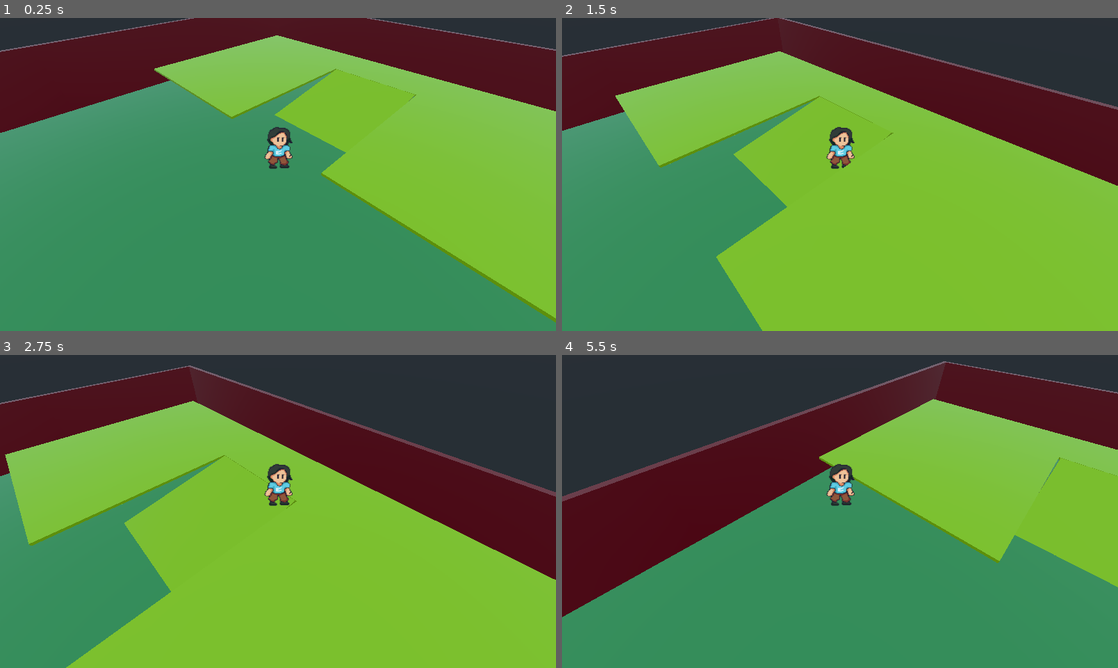
Above: before the commit, frames 1-4 (two rows, left to right).
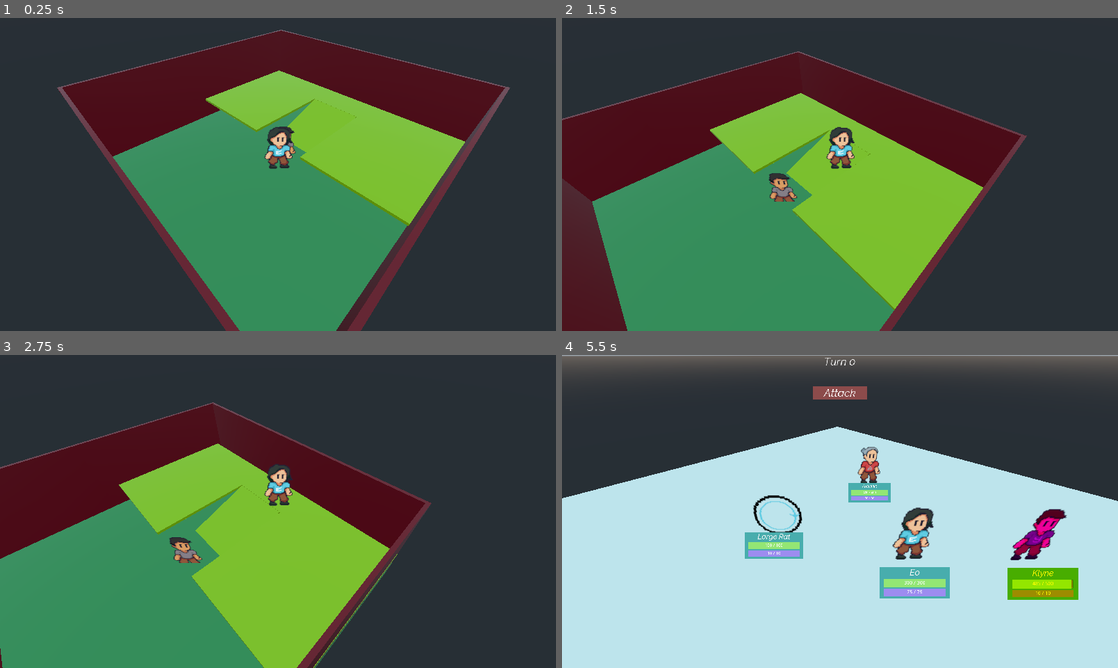
Above: after the commit, the same moments.

Repository: avsecam/aob
Game: Godot game, scene res://Scenes/Main.tscn
Two runs of this game, one before a commit and one after it. Both use one fixed random seed, a clock stepped at 60 frames per second and the inputs below.
Inputs:
- Up to frame 1 (0.25 s): no input
- Up to frame 2 (1.5 s): tap Enter (ui_accept) at 0.5, 0.77 s; hold Right (ui_right) 0.53-1.28 s; hold Shift (sprint) 0.53-1.28 s; hold Down (ui_down) from 1.28 s (still down); tap Shift (sprint) at 1.35 s
- Up to frame 3 (2.75 s): tap Enter (ui_accept) at 1.52 s; release Down (ui_down) at 2.03 s; hold Right (ui_right) from 2.03 s (still down); hold Shift (sprint) from 2.03 s (still down)
- Up to frame 4 (5.5 s): release Right (ui_right) at 2.78 s; release Shift (sprint) at 2.78 s; hold Up (ui_up) 2.78-3.53 s; tap Shift (sprint) at 2.85, 4.35 s; tap Enter (ui_accept) at 3.02, 3.77, 4.52 s; hold Shift (sprint) 3.53-4.28 s; hold Left (ui_left) 3.53-5.03 s; hold Down (ui_down) from 5.03 s (still down); hold Shift (sprint) from 5.03 s (still down)

The runs differ from the first frame. In frame 1, 65% of the frame differs, in the area x 0-100%, y 0-100%; in frame 2, 61%; in frame 3, 53%; in frame 4, 87%.

Commit message:
Fix sort by speed bug where it tries to sort when characterPositions is empty

Diff:
--- a/Scenes/AutoLoad/EncounterHandler.gd
+++ b/Scenes/AutoLoad/EncounterHandler.gd
@@ -24,7 +24,6 @@
 
 
 func _physics_process(_delta):
-	return
 	if stepsTilEncounter > 0 and steps >= stepsTilEncounter:
 		_set_encounter()
 
--- a/Scenes/Battle/Battle.gd
+++ b/Scenes/Battle/Battle.gd
@@ -175,7 +175,8 @@
 	turnOrder = []
 	for character in characterPositions:
 		turnOrder.append(character)
-	turnOrder.sort_custom(SortBySpeed, "_sort_speed")
+	if !characterPositions.empty():
+		turnOrder.sort_custom(SortBySpeed, "_sort_speed")
 	currentCharacterPosition = turnOrder[0]
 
 
--- a/Scenes/Character/Character.gd
+++ b/Scenes/Character/Character.gd
@@ -1,4 +1,5 @@
 extends Spatial
+class_name Character
 
 
 onready var sprite: AnimatedSprite3D = $Sprite
--- a/Scenes/Character/Character.tscn
+++ b/Scenes/Character/Character.tscn
@@ -9,6 +9,7 @@
 [ext_resource path="res://Assets/Character/Placeholder/Placeholder3.png" type="Texture" id=7]
 [ext_resource path="res://Assets/Character/Placeholder/Placeholder6.png" type="Texture" id=8]
 [ext_resource path="res://Scenes/Character/Character.gd" type="Script" id=9]
+[ext_resource path="res://Scenes/Character/OverworldCharacterCollisionShape.tres" type="Shape" id=10]
 
 [sub_resource type="SpriteFrames" id=1]
 animations = [ {
@@ -18,11 +19,16 @@
 "speed": 5.0
 } ]
 
-[node name="Character" type="Spatial"]
+[node name="Character" type="KinematicBody"]
 script = ExtResource( 9 )
+
+[node name="CollisionShape" type="CollisionShape" parent="."]
+transform = Transform( 1, 0, 0, 0, 1, 0, 0, 0, 1, 0, 2, 0 )
+shape = ExtResource( 10 )
 
 [node name="Sprite" type="AnimatedSprite3D" parent="."]
 transform = Transform( 10, 0, 0, 0, 10, 0, 0, 0, 10, 0, 3, 0 )
 billboard = 2
 frames = SubResource( 1 )
+frame = 3
 playing = true
--- /dev/null
+++ b/Scenes/Character/NPC/NPC.gd
@@ -0,0 +1 @@
+extends Character
--- /dev/null
+++ b/Scenes/Character/NPC/NPC.tscn
@@ -0,0 +1,20 @@
+[gd_scene load_steps=5 format=2]
+
+[ext_resource path="res://Scenes/Character/Character.tscn" type="PackedScene" id=1]
+[ext_resource path="res://Assets/Character/Placeholder/NPC.png" type="Texture" id=2]
+[ext_resource path="res://Scenes/Character/NPC/NPC.gd" type="Script" id=3]
+
+[sub_resource type="SpriteFrames" id=1]
+animations = [ {
+"frames": [ ExtResource( 2 ) ],
+"loop": true,
+"name": "default",
+"speed": 5.0
+} ]
+
+[node name="NPC" instance=ExtResource( 1 )]
+script = ExtResource( 3 )
+spriteFrames = SubResource( 1 )
+
+[node name="Sprite" parent="." index="1"]
+frame = 5
--- /dev/null
+++ b/Scenes/Character/OverworldCharacterCollisionShape.tres
@@ -0,0 +1,4 @@
+[gd_resource type="CylinderShape" format=2]
+
+[resource]
+height = 4.0
--- a/Scenes/Character/Player.tscn
+++ b/Scenes/Character/Player.tscn
@@ -1,9 +1,7 @@
 [gd_scene load_steps=3 format=2]
 
+[ext_resource path="res://Scenes/Character/OverworldCharacterCollisionShape.tres" type="Shape" id=1]
 [ext_resource path="res://Scenes/Character/Player.gd" type="Script" id=2]
-
-[sub_resource type="CylinderShape" id=1]
-height = 4.0
 
 [node name="Player" type="KinematicBody"]
 transform = Transform( 0.707107, 0, 0.707107, 0, 1, 0, -0.707107, 0, 0.707107, 0, 0, 0 )
@@ -14,8 +12,8 @@
 }
 
 [node name="CollisionShape" type="CollisionShape" parent="."]
-transform = Transform( 1, 0, 0, 0, 1, 0, 0, 0, 1, 0, 2.65776, 0 )
-shape = SubResource( 1 )
+transform = Transform( 1, 0, 0, 0, 1, 0, 0, 0, 1, 0, 2, 0 )
+shape = ExtResource( 1 )
 
 [node name="Camera" type="Camera" parent="."]
 transform = Transform( 1, 0, 0, 0, 0.76573, 0.643162, 0, -0.643162, 0.76573, 0, 20, 19.799 )
--- a/Scenes/Overworld/Levels/TestLevel/TestLevel.tscn
+++ b/Scenes/Overworld/Levels/TestLevel/TestLevel.tscn
@@ -1,8 +1,9 @@
-[gd_scene load_steps=18 format=2]
+[gd_scene load_steps=19 format=2]
 
 [ext_resource path="res://Assets/Overworld/Levels/TestLevel/Material_001.material" type="Material" id=1]
 [ext_resource path="res://Assets/Overworld/Levels/TestLevel/Material.material" type="Material" id=2]
 [ext_resource path="res://Assets/Overworld/Levels/TestLevel/Material_002.material" type="Material" id=3]
+[ext_resource path="res://Scenes/Character/NPC/NPC.tscn" type="PackedScene" id=4]
 
 [sub_resource type="ArrayMesh" id=1]
 resource_name = "Floor -col"
@@ -131,7 +132,8 @@
 data = PoolVector3Array( 32.3977, -1, -32.7753, 32.7709, 8.7082, -32.7753, 32.3977, 8.7082, -32.7753, 32.3977, -1, -32. …(770 unchanged characters)…
 
 [node name="World" type="Spatial"]
-transform = Transform( 2, 0, 0, 0, 1, 0, 0, 0, 2, 0, 0, 0 )
+
+[node name="NPC" parent="." instance=ExtResource( 4 )]
 
 [node name="Floor " type="MeshInstance" parent="."]
 mesh = SubResource( 1 )
--- a/project.godot
+++ b/project.godot
@@ -13,6 +13,11 @@
 "class": "ActionButton",
 "language": "GDScript",
 "path": "res://Scenes/Utility/ActionButton.gd"
+}, {
+"base": "Spatial",
+"class": "Character",
+"language": "GDScript",
+"path": "res://Scenes/Character/Character.gd"
 }, {
 "base": "Resource",
 "class": "CharacterStats",
@@ -46,6 +51,7 @@
 } ]
 _global_script_class_icons={
 "ActionButton": "",
+"Character": "",
 "CharacterStats": "",
 "CombatCharacter": "",
 "CombatOptions": "",
Binary file added: Assets/Character/Placeholder/NPC.png
Not shown, added: Assets/Character/Placeholder/NPC.png.import
Not shown: 1 places in Scenes/Character/Character.tscn that only renumber resources
